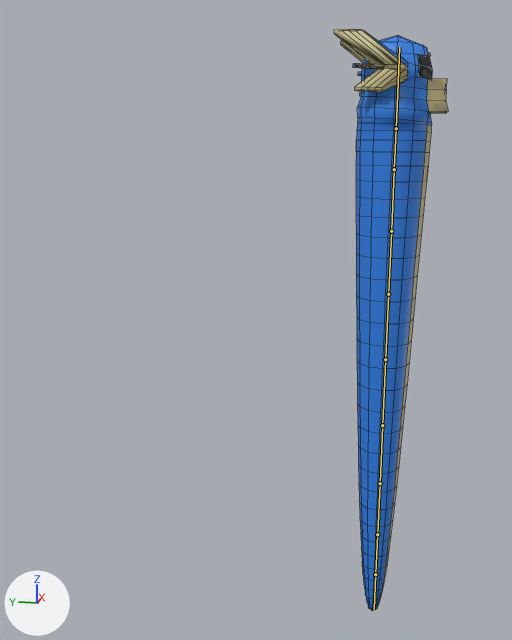
One commit to the Blender file Blend/147-dratini.blend: the scene before it, then after it.
Camera for both pictures: a 50 mm camera at (-18.8, -0.17, 4.37) aimed at (0.2, 3.63, -0.38). The axes (+X, +Y, +Z) are drawn at lower left. The lights are the same throughout. Both versions are drawn at the pose saved in each file; the numbers are the values there. The bones that bend it are drawn over the model as lines. Mesh edges are drawn as thin lines.

Names of what the first picture shows: 'Body'.
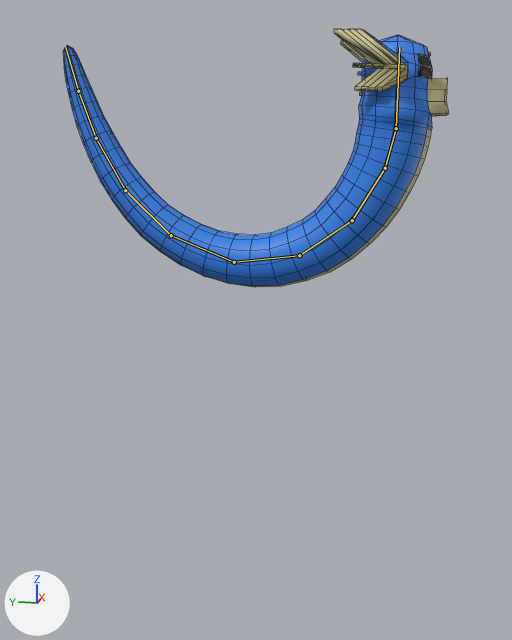
Changed parts and their boxes [x1, y1, x2, y2] in the pictures (512 x 640 px):
'Body', posed (237% wider, 56% shorter): before [334, 29, 448, 611]; after [63, 29, 449, 287]
bone 'Bone', root to tip: before (396, 128) to (394, 169); after (396, 128) to (385, 168)
bone 'Bone.002', root to tip: before (394, 169) to (391, 231); after (385, 168) to (352, 220)
bone 'Bone.003', root to tip: before (391, 231) to (388, 294); after (352, 220) to (299, 255)
bone 'Bone.004', root to tip: before (388, 294) to (385, 359); after (299, 255) to (234, 262)
bone 'Bone.005', root to tip: before (385, 359) to (382, 425); after (234, 262) to (171, 235)
bone 'Bone.006', root to tip: before (382, 425) to (380, 483); after (171, 235) to (125, 190)
bone 'Bone.007', root to tip: before (380, 483) to (377, 534); after (125, 190) to (96, 138)
bone 'Bone.008', root to tip: before (377, 534) to (375, 574); after (96, 138) to (78, 91)
bone 'Control bone', root to tip: before (375, 574) to (374, 609); after (78, 91) to (65, 47)

Edits to the bpy script that builds the scene:
```text
Change bone_bone:
    where bone_bone = bpy.data.objects['Skeleton'].pose.bones['Bone']
    bone_bone.rotation_quaternion: (1.0, 0.0, 0.0, 0.0) -> (0.993, 0.094, 0.0, -0.069)  # degrees (0, 0, 0) -> degrees (11, 1, -8)
Change bone_bone_002:
    where bone_bone_002 = bpy.data.objects['Skeleton'].pose.bones['Bone.002']  # child of 'Bone'
    bone_bone_002.rotation_quaternion: (1.0, 0.0, 0.0, 0.0) -> (0.989, 0.121, 0.0, -0.088)  # degrees (0, 0, 0) -> degrees (14, 1, -10)
Change bone_bone_003:
    where bone_bone_003 = bpy.data.objects['Skeleton'].pose.bones['Bone.003']  # child of 'Bone.002'
    bone_bone_003.rotation_quaternion: (1.0, 0.0, 0.0, 0.0) -> (0.978, 0.169, 0.0, -0.123)  # degrees (0, 0, 0) -> degrees (19, 2, -14)
Change bone_bone_004:
    where bone_bone_004 = bpy.data.objects['Skeleton'].pose.bones['Bone.004']  # child of 'Bone.003'
    bone_bone_004.rotation_quaternion: (1.0, 0.0, 0.0, 0.0) -> (0.97, 0.198, 0.0, -0.144)  # degrees (0, 0, 0) -> degrees (23, 3, -16)
Change bone_bone_005:
    where bone_bone_005 = bpy.data.objects['Skeleton'].pose.bones['Bone.005']  # child of 'Bone.004'
    bone_bone_005.rotation_quaternion: (1.0, 0.0, 0.0, 0.0) -> (0.971, 0.194, 0.0, -0.141)  # degrees (0, 0, 0) -> degrees (22, 3, -16)
Change bone_bone_006:
    where bone_bone_006 = bpy.data.objects['Skeleton'].pose.bones['Bone.006']  # child of 'Bone.005'
    bone_bone_006.rotation_quaternion: (1.0, 0.0, 0.0, 0.0) -> (0.98, 0.161, 0.0, -0.117)  # degrees (0, 0, 0) -> degrees (18, 2, -13)
Change bone_bone_007:
    where bone_bone_007 = bpy.data.objects['Skeleton'].pose.bones['Bone.007']  # child of 'Bone.006'
    bone_bone_007.rotation_quaternion: (1.0, 0.0, 0.0, 0.0) -> (0.99, 0.117, 0.0, -0.085)  # degrees (0, 0, 0) -> degrees (13, 1, -10)
Change bone_bone_008:
    where bone_bone_008 = bpy.data.objects['Skeleton'].pose.bones['Bone.008']  # child of 'Bone.007'
    bone_bone_008.rotation_quaternion: (1.0, 0.0, 0.0, 0.0) -> (0.996, 0.072, 0.0, -0.053)  # degrees (0, 0, 0) -> degrees (8, 0, -6)
Change bone_control_bone:
    where bone_control_bone = bpy.data.objects['Skeleton'].pose.bones['Control bone']  # child of 'Bone.008'
    bone_control_bone.rotation_quaternion: (1.0, 0.0, 0.0, 0.0) -> (0.999, 0.035, 0.0, -0.025)  # degrees (0, 0, 0) -> degrees (4, 0, -3)
```
